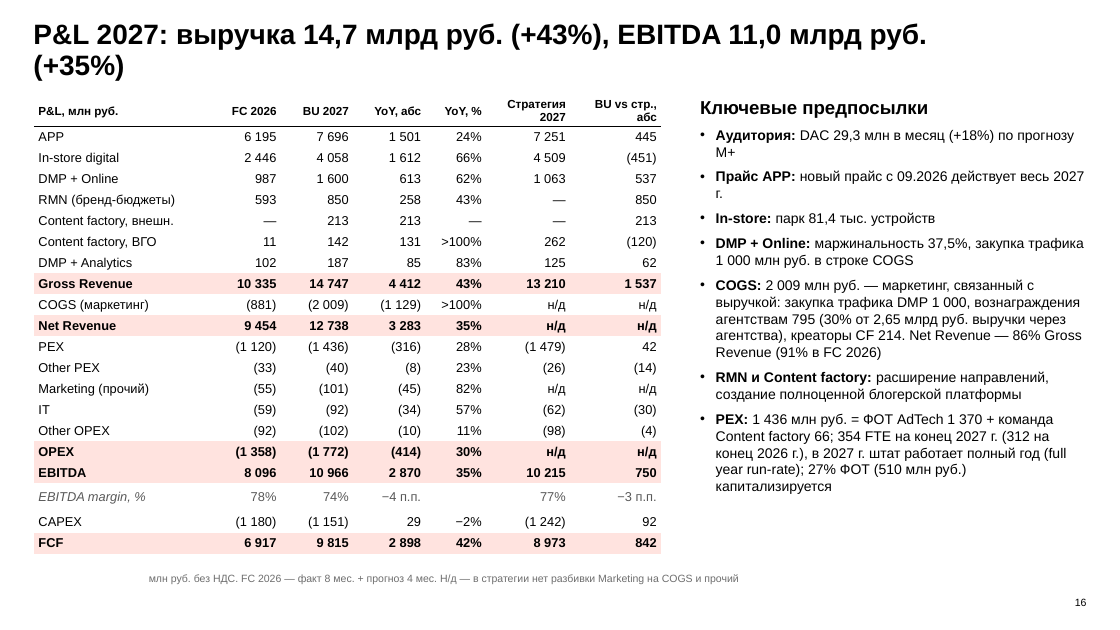
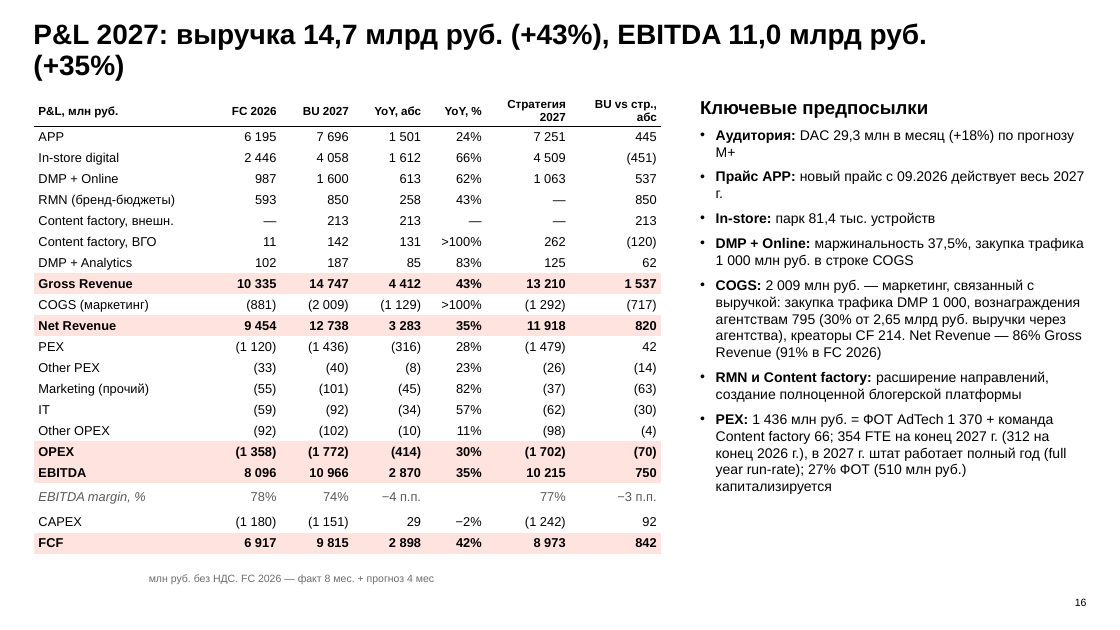
Before and after one commit to DenisMagnit/1, a slide deck: slide 16 of BU27_AdTech_final_deck_1014_v2.pptx. Drawn at 1120x630 pixels with LibreOffice and Linux fonts; fonts in the diff are those of the drawing; background and template pictures are left out. Boxes give left, top, right and bottom in pixels: in the first picture for what was removed or moved away, otherwise in the second. Text is boxed around its words. In the diff, an @@ line names an element or a change of style, - is before the commit and + after.

```diff
--- a/BU27_AdTech_final_deck_1014_v2.pptx
+++ b/BU27_AdTech_final_deck_1014_v2.pptx
@@ table at (34, 96, 660, 554) @@
-row 10, column 6: н/д
+row 10, column 6: (1 292)
-row 10, column 7: н/д
+row 10, column 7: (717)
-row 11, column 6: н/д
+row 11, column 6: 11 918
-row 11, column 7: н/д
+row 11, column 7: 820
-row 14, column 6: н/д
+row 14, column 6: (37)
-row 14, column 7: н/д
+row 14, column 7: (63)
-row 17, column 6: н/д
+row 17, column 6: (1 702)
-row 17, column 7: н/д
+row 17, column 7: (70)
@@ text at (149, 574, 434, 584): text changed @@
-млн руб. без НДС. FC 2026 — факт 8 мес. + прогноз 4 мес. Н/д — в стратегии нет разбивки Marketing на COGS и прочий
+млн руб. без НДС. FC 2026 — факт 8 мес. + прогноз 4 мес
```
